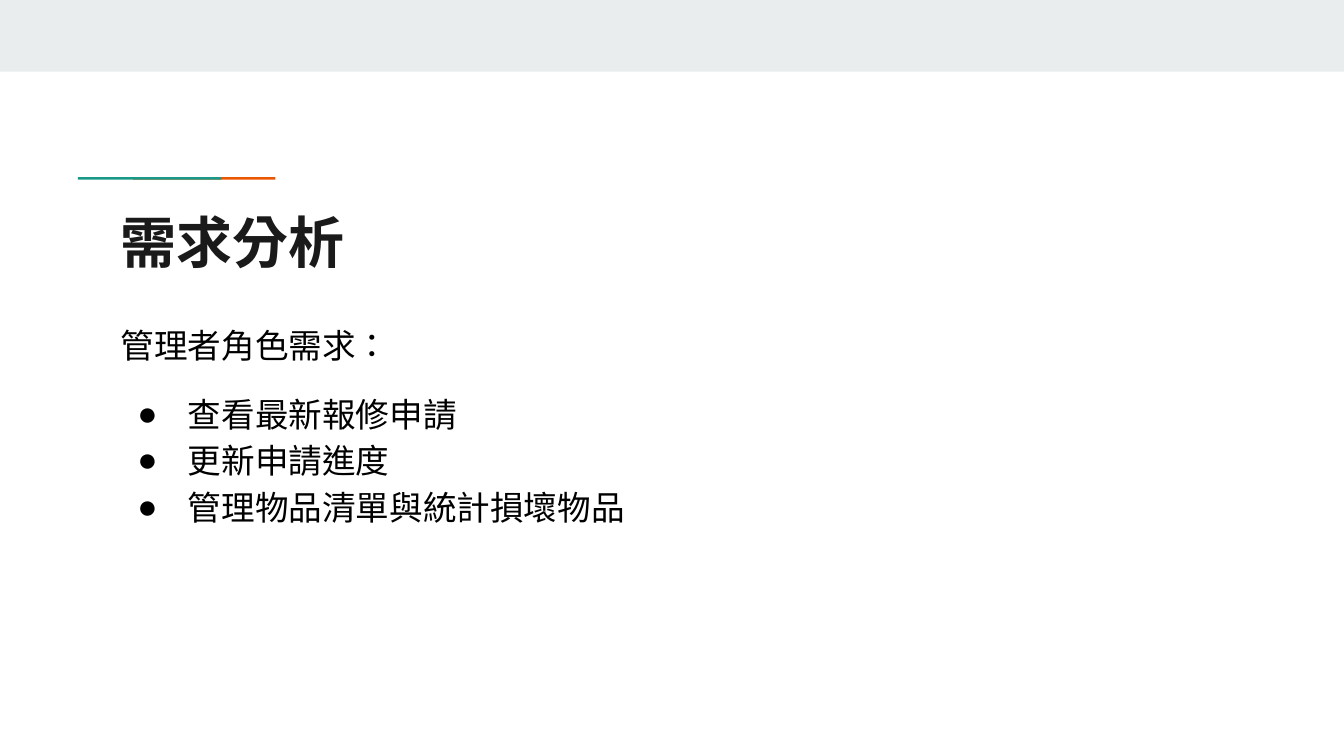
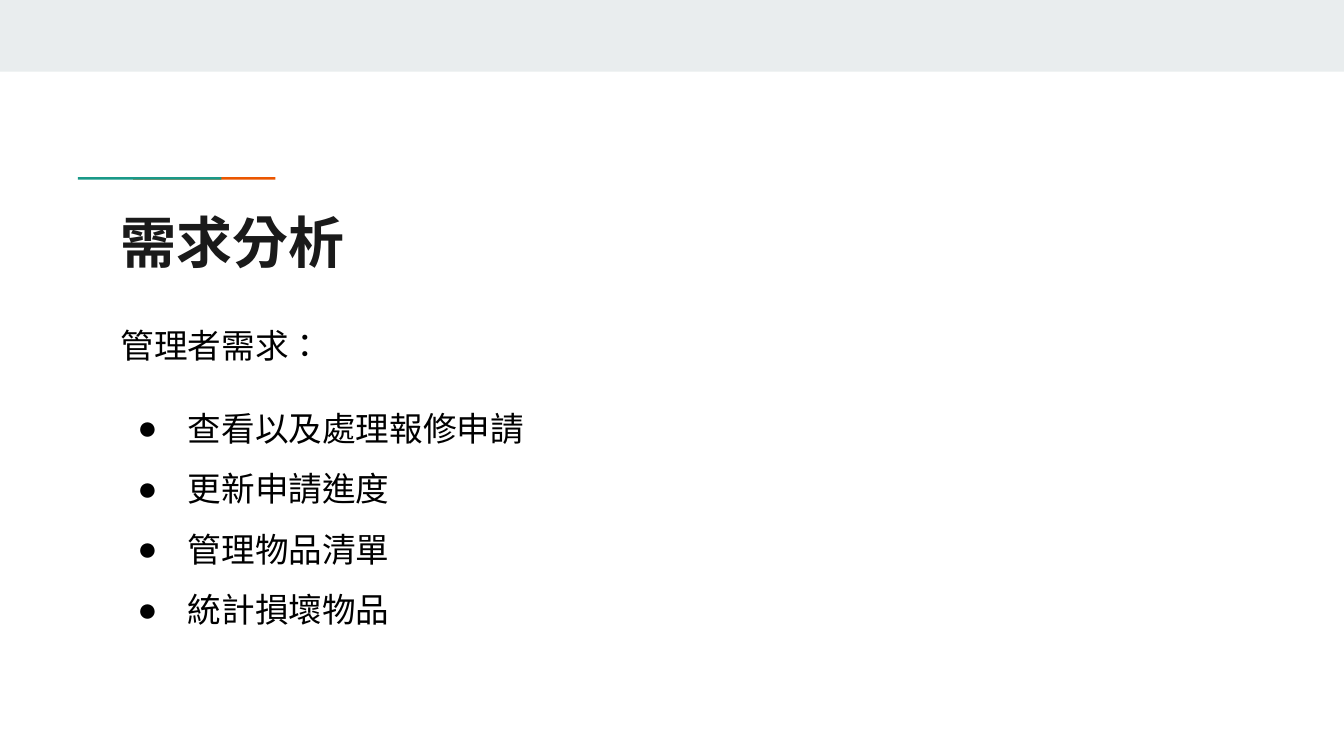
Before and after one commit to 2111518/Dormitory-repair-management-system, a slide deck: slide 5 of 期末報告.pptx. Drawn at 1344x756 pixels with LibreOffice and Linux fonts; fonts in the diff are those of the drawing. Boxes give left, top, right and bottom in pixels: in the first picture for what was removed or moved away, otherwise in the second. Text is boxed around its words. In the diff, an @@ line names an element or a change of style, - is before the commit and + after.

```diff
--- a/期末報告.pptx
+++ b/期末報告.pptx
@@ text at (121,329,524,444): text changed @@
-管理者角色需求：
-● 查看最新報修申請
+管理者需求：
+● 查看以及處理報修申請
@@ text at (188,472,390,504): line spacing 1.15 to 1.5 @@
@@ text at (188,533,390,625): text changed @@
-● 管理物品清單與統計損壞物品
+● 管理物品清單
+● 統計損壞物品
```
Also in this commit, not shown: 10 other slides changed, 2 slides added, 1 slide removed.
